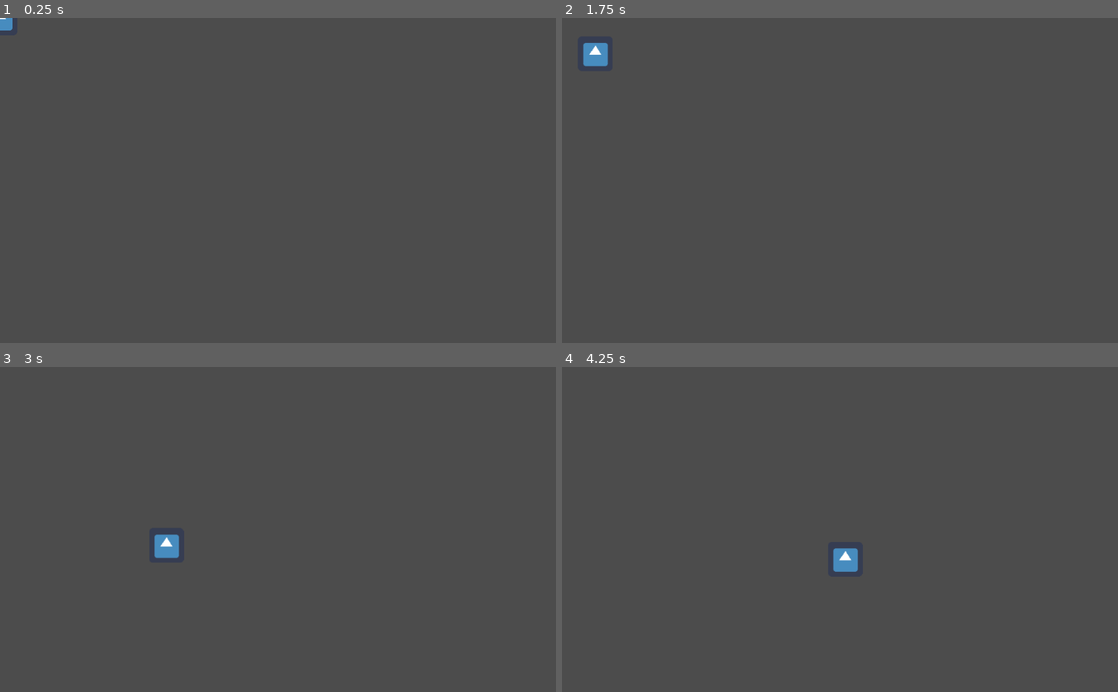
Above: before the commit, frames 1-4 (two rows, left to right).
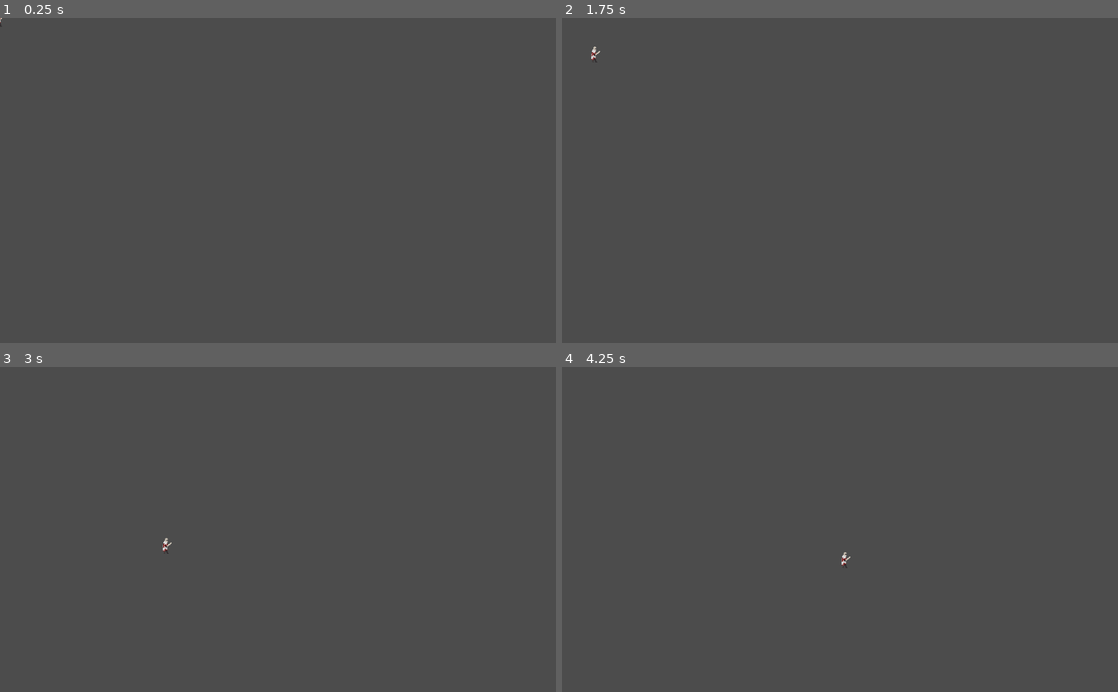
Above: after the commit, the same moments.

Repository: imav97/GMTK2021
Game: Godot game, scene res://MouseCharacter.tscn
The game is run twice, just before and just after one commit, with the same random seed, the same clock (stepped at 60 frames per second) and the same inputs. The project has no main scene, so this scene is started directly. The engine's default icon, where the game draws it, is replaced by a stand-in: a white triangle on a blue panel in a dark square.
Inputs (mouse positions are in pixels of both pictures, inside the frame that each line leads up to):
- Up to frame 1 (0.25 s): no input
- Up to frame 2 (1.75 s): tap Enter at 0.5 s; move the mouse to (962, 164) at 0.52 s; press the mouse at (962, 164) at 0.53 s; hold D (right) 0.53-1.28 s; tap Space (simple_attack) at 1.25 s; move the mouse to (728, 196) at 1.27 s; release the mouse at (728, 196) at 1.28 s; hold S (down) from 1.28 s (still down); right-click (728, 196) at 1.35 s
- Up to frame 3 (3 s): move the mouse to (333, 458) at 2.02 s; release S (down) at 2.03 s; hold D (right) 2.03-2.78 s; hold Space (simple_attack) 2.03-2.78 s; move the mouse to (250, 594) at 2.77 s; hold W (up) from 2.78 s (still down); click (250, 594) at 2.85 s
- Up to frame 4 (4.25 s): tap Enter at 3.5 s; move the mouse to (1006, 578) at 3.52 s; release W (up) at 3.53 s; hold A (left) from 3.53 s (still down); hold Right mouse button (right_click) from 3.53 s (still down)

The runs differ from the first frame. In frame 1, less than 0.1% of the frame differs, in the area x 0-3%, y 0-4%; in frame 2, 0.3%, in the area x 3-9%, y 7-15%; in frame 3, 0.3%; in frame 4, 0.3%.

Commit message:
ADDed templar sprite

Diff:
--- a/gmtk2021/MouseCharacter.tscn
+++ b/gmtk2021/MouseCharacter.tscn
@@ -1,18 +1,39 @@
-[gd_scene load_steps=4 format=2]
+[gd_scene load_steps=5 format=2]
 
-[ext_resource path="res://icon.png" type="Texture" id=1]
+[ext_resource path="res://Resources/templar.png" type="Texture" id=1]
 [ext_resource path="res://MouseCharacter.gd" type="Script" id=2]
 
-[sub_resource type="CircleShape2D" id=1]
-radius = 30.4847
+[sub_resource type="Animation" id=1]
+resource_name = "walk"
+loop = true
+step = 0.25
+tracks/0/type = "value"
+tracks/0/path = NodePath("Sprite:frame")
+tracks/0/interp = 1
+tracks/0/loop_wrap = true
+tracks/0/imported = false
+tracks/0/enabled = true
+tracks/0/keys = {
+"times": PoolRealArray( 0, 0.25, 0.5, 0.75 ),
+"transitions": PoolRealArray( 1, 1, 1, 1 ),
+"update": 1,
+"values": [ 0, 1, 2, 3 ]
+}
+
+[sub_resource type="RectangleShape2D" id=2]
+extents = Vector2( 7.63687, 14.7958 )
 
 [node name="MouseCharacter" type="KinematicBody2D"]
 script = ExtResource( 2 )
 
 [node name="Sprite" type="Sprite" parent="."]
 texture = ExtResource( 1 )
+hframes = 4
+frame = 2
 
 [node name="AnimationPlayer" type="AnimationPlayer" parent="."]
+anims/walk = SubResource( 1 )
 
 [node name="CollisionShape2D" type="CollisionShape2D" parent="."]
-shape = SubResource( 1 )
+position = Vector2( 0.314972, 0.944939 )
+shape = SubResource( 2 )
Binary file added: gmtk2021/Resources/templar.png
Not shown, added: gmtk2021/Resources/templar.png.import
